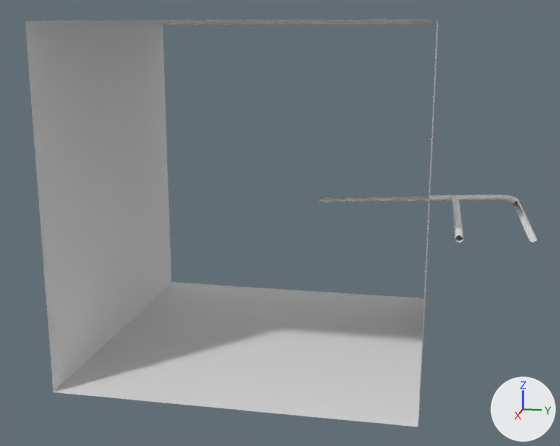
The FBX model Assets/3D/Tiles/tile18.fbx as it was, and as the next commit left it.
Before and after are seen from a 50 mm lens placed at (4.65, 1.02, 0.94), pointed at (0.08, 0.1, -0.2). The lights are fixed; the arrows at lower right show +X, +Y and +Z.
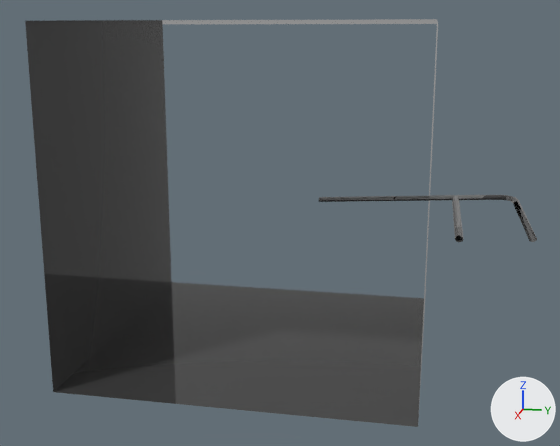
Boxes (x1, y1, x2, y2) around the edits, measured in the pictures (560 x 446 px):
'Cube', recoloured
    both: (25, 19, 438, 427)
'Cylinder', recoloured
    both: (319, 195, 537, 242)

Edits to the bpy script that builds the scene:
```text
Add img_grind_end_0_0_png:
    img_grind_end_0_0_png = load_image('grind-end 0.0.png', '../../Graphics/img/Lightmaps/grind-end 0.0.png', 1024, 1024, 'sRGB')
Add mat_default_obj:
    mat_default_obj = principled_material('Default OBJ')
    mat_default_obj.texture = img_grind_end_0_0_png
    mat_default_obj.roughness = 0.0
Change me_cylinder_001:
    where me_cylinder_001.from_pydata(...)  # 88 vertices, 73 faces; spans x -0.001..1.002, y 0.338..1.503, z -0.066..0.026
    remove me_cylinder_001.materials.append(mat_material_003)  # white #e7e7e7
    add me_cylinder_001.materials.append(mat_default_obj)  # picture img_grind_end_0_0_png
Change me_cube:
    where me_cube.from_pydata(...)  # 8 vertices, 4 faces; spans x -1.0..1.0, y -1.0..1.0, z -1.0..1.0
    remove me_cube.materials.append(mat_material)  # white #e7e7e7
    add me_cube.materials.append(mat_default_obj)  # picture img_grind_end_0_0_png
```
